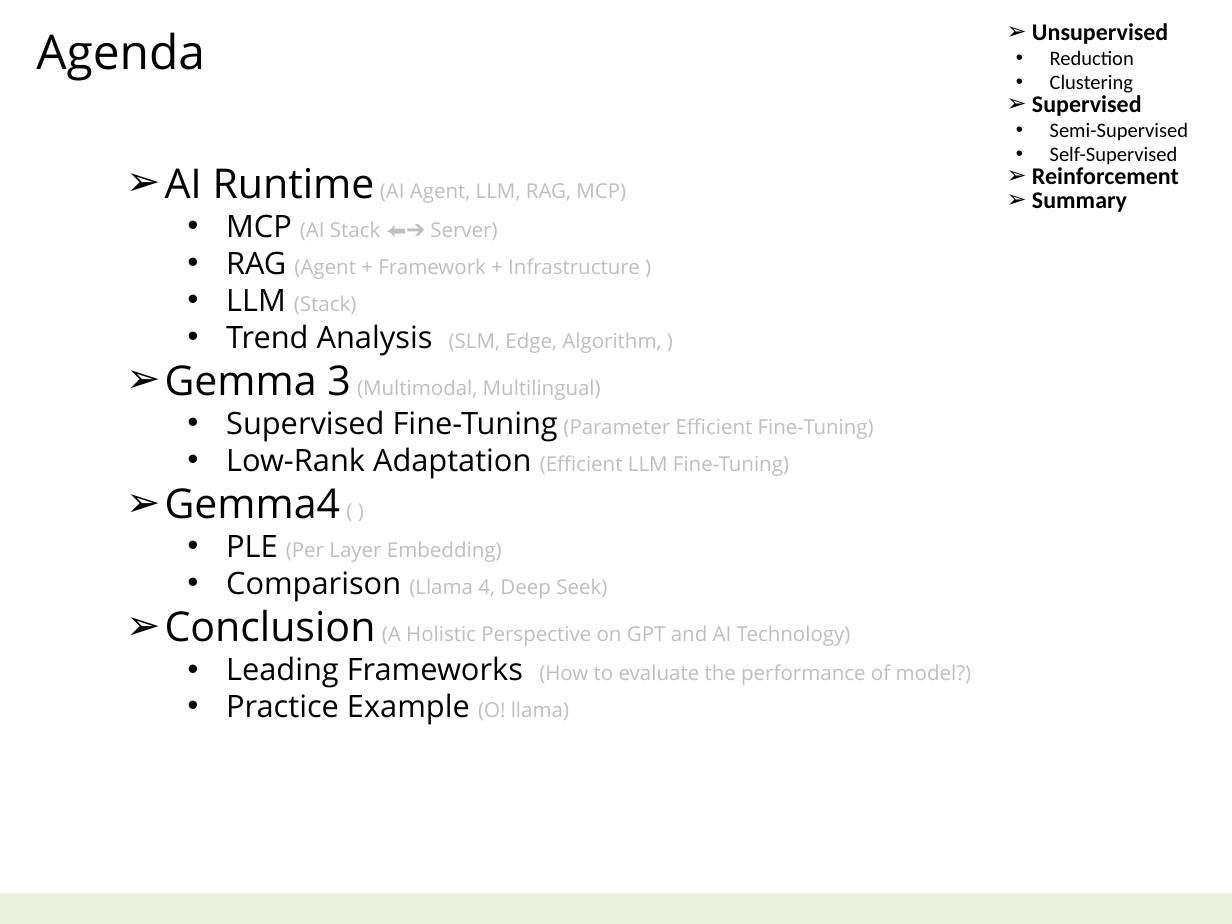
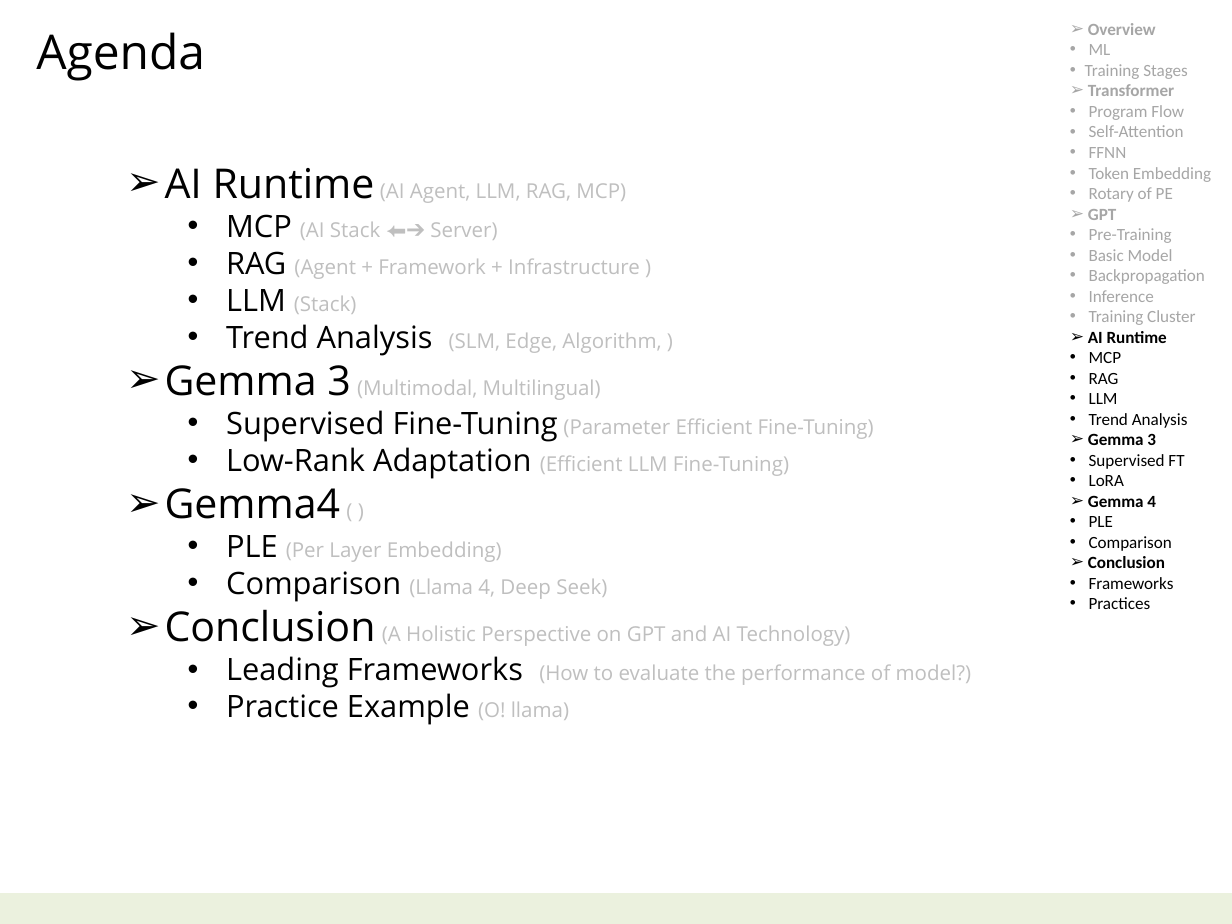
Before and after one commit to navibator/crazy-ai, a slide deck: slide 2 of ai-gemma.pptx. Drawn at 1232x924 pixels with LibreOffice and Linux fonts; fonts in the diff are those of the drawing. Boxes give left, top, right and bottom in pixels: in the first picture for what was removed or moved away, otherwise in the second. Text is boxed around its words. In the diff, an @@ line names an element or a change of style, - is before the commit and + after.

```diff
--- a/ai-gemma.pptx
+++ b/ai-gemma.pptx
@@ text removed at (x1=1032, y1=23, x2=1188, y2=212) @@
-➢ Unsupervised
-    • Reduction
-    • Clustering
-➢ Supervised
-    • Semi-Supervised
-    • Self-Supervised
-➢ Reinforcement
-➢ Summary
@@ text added at (x1=1085, y1=23, x2=1211, y2=609), 10 pt, text #A6A6A6 @@
+➢ Overview
+      • ML
+    • Training Stages
+➢ Transformer
+    • Program Flow
+    • Self-Attention
+    • FFNN
+    • Token Embedding
+    • Rotary of PE
+➢ GPT
+    • Pre-Training
+    • Basic Model
+    • Backpropagation
+    • Inference
+    • Training Cluster
+➢ AI Runtime
+    • MCP
+    • RAG
+    • LLM
+    • Trend Analysis
+➢ Gemma 3
+    • Supervised FT
+    • LoRA
+➢ Gemma 4
+    • PLE
+    • Comparison
+➢ Conclusion
+    • Frameworks
+    • Practices
```
Also in this commit, not shown: 3 other slides changed, 2 slides added, 3 slides removed, 1 other file.
